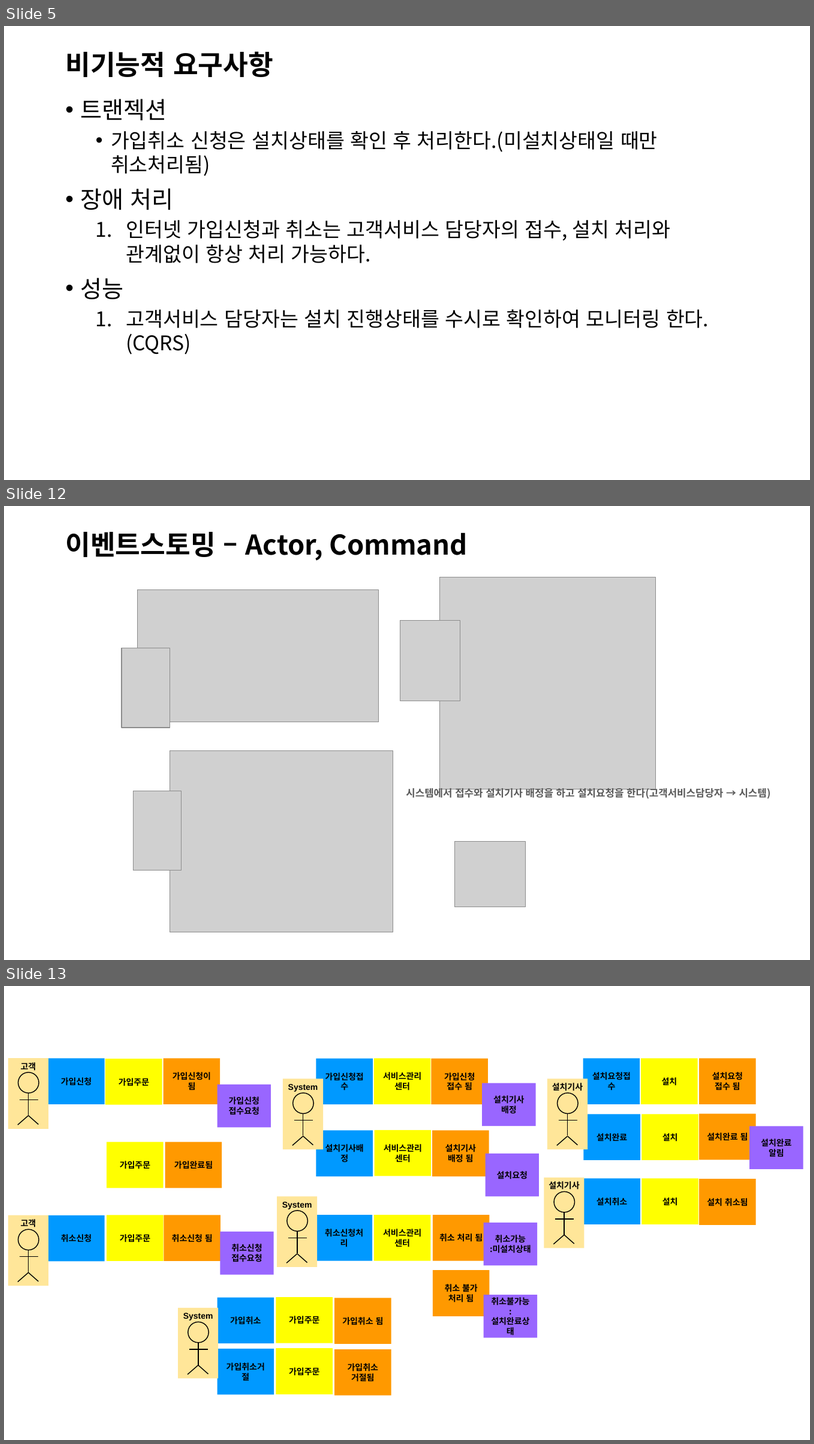
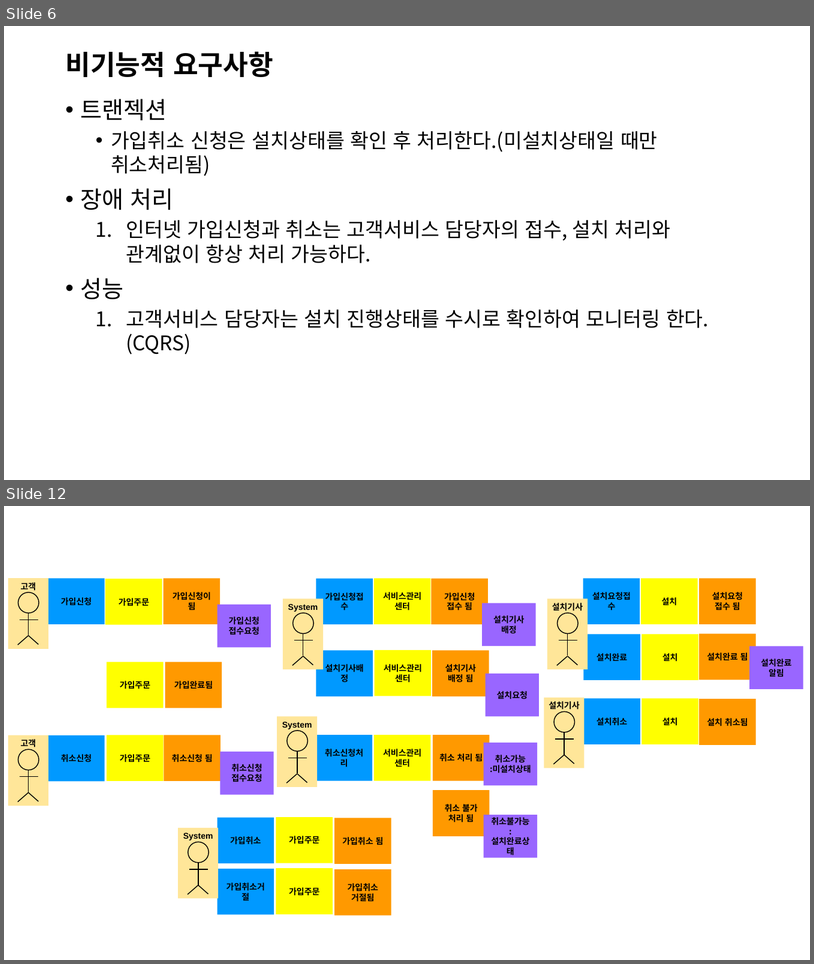
Before and after one commit to jisujin/ipTVShopProject, a slide deck: 실습프로젝트설계_ipTVShopProject.pptx. Shown one above the other, each under a label of ours: slides 5, 12 and 13 before the commit, slides 6 and 12 after it; the slides between them are not shown. The pictures are 814x1444 and 814x964 pixels, drawn with LibreOffice and Linux fonts; fonts in the diff are those of the drawing; grey boxes stand for pictures. Boxes give left, top, right and bottom in pixels: in the first picture for what was removed or moved away, otherwise in the second. Text is boxed around its words. In the diff, an @@ line names an element or a change of style, - is before the commit and + after.

```diff
--- a/실습프로젝트설계_ipTVShopProject.pptx
+++ b/실습프로젝트설계_ipTVShopProject.pptx
@@ slide 12 removed at <box>4,506,810,960</box>, background #FFFFFF @@
@@ title removed at <box>65,532,468,561</box> @@
-이벤트스토밍 – Actor, Command
@@ group removed at <box>122,577,656,932</box>: 7 pictures @@
@@ text removed at <box>406,786,771,799</box> @@
-시스템에서 접수와 설치기사 배정을 하고 설치요청을 한다(고객서비스담당자 → 시스템)
@@ what was slide 5 is now slide 6 @@
@@ what was slide 13 is now slide 12 @@
```
Also in this commit, not shown: 9 slides changed, 9 slides added, 4 other slides removed.
